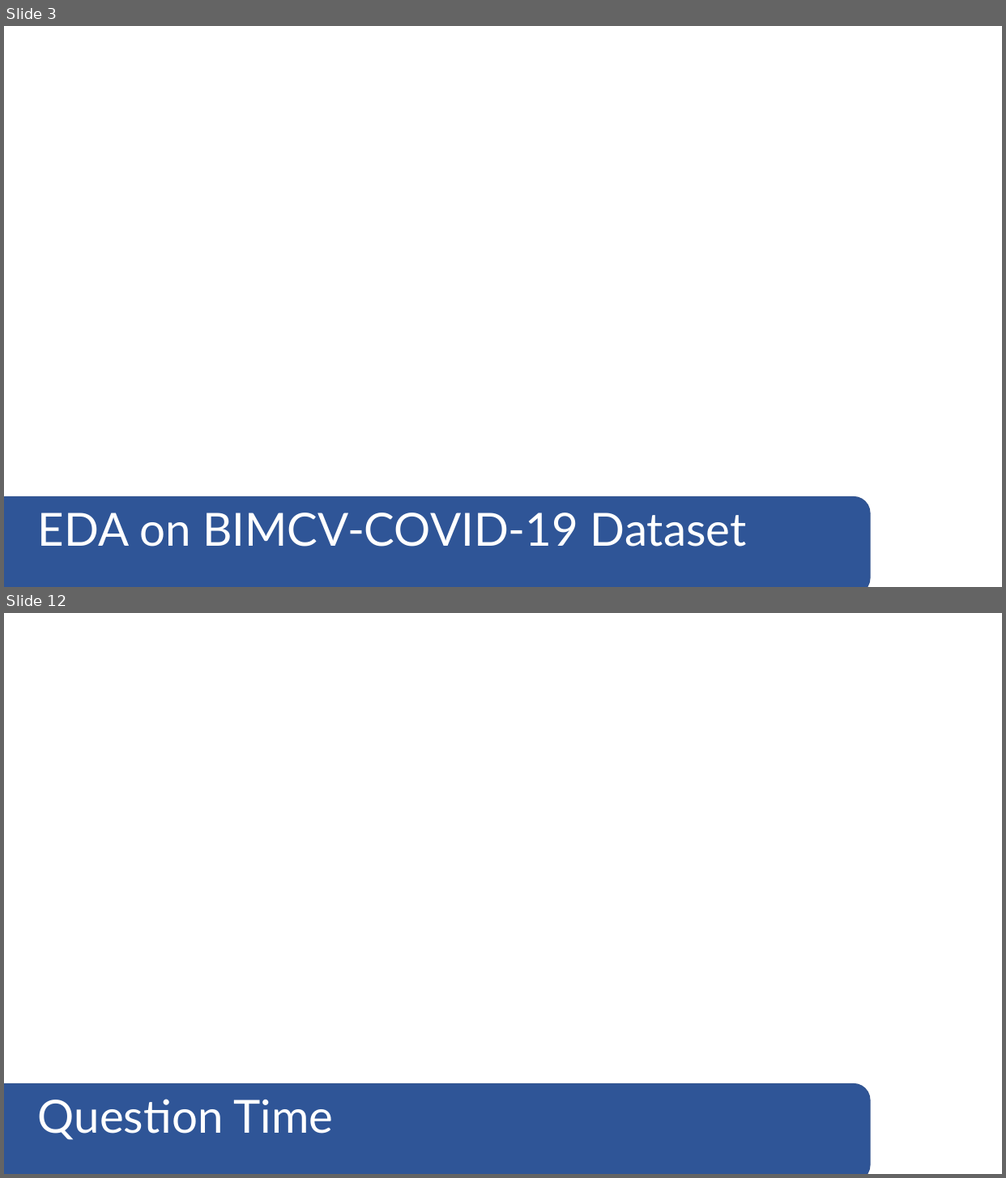
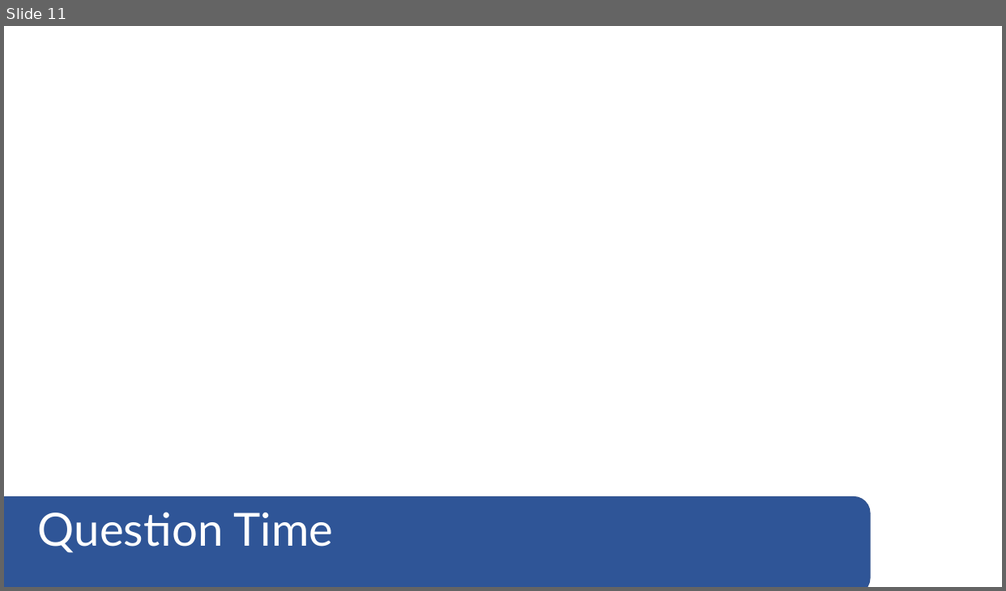
Before and after one commit to bchee1/GA-DSI, a slide deck: carvana-image-masking-challenge/Slides.pptx. Shown one above the other, each under a label of ours: slides 3 and 12 before the commit, slide 11 after it; the slides between them are not shown. The pictures are 1006x1178 and 1006x591 pixels, drawn with LibreOffice and Linux fonts; fonts in the diff are those of the drawing. Boxes give left, top, right and bottom in pixels: in the first picture for what was removed or moved away, otherwise in the second. Text is boxed around its words. In the diff, an @@ line names an element or a change of style, - is before the commit and + after.

```diff
--- a/carvana-image-masking-challenge/Slides.pptx
+++ b/carvana-image-masking-challenge/Slides.pptx
@@ slide 3 removed at [4, 26, 1002, 587], background #FFFFFF @@
@@ rounded rectangle removed at [4, 497, 870, 587] @@
@@ text removed at [38, 513, 747, 547] @@
-EDA on BIMCV-COVID-19 Dataset
@@ what was slide 12 is now slide 11 @@
```
Also in this commit, not shown: 2 slides changed, 10 slides added, 10 other slides removed, 2 other files.
